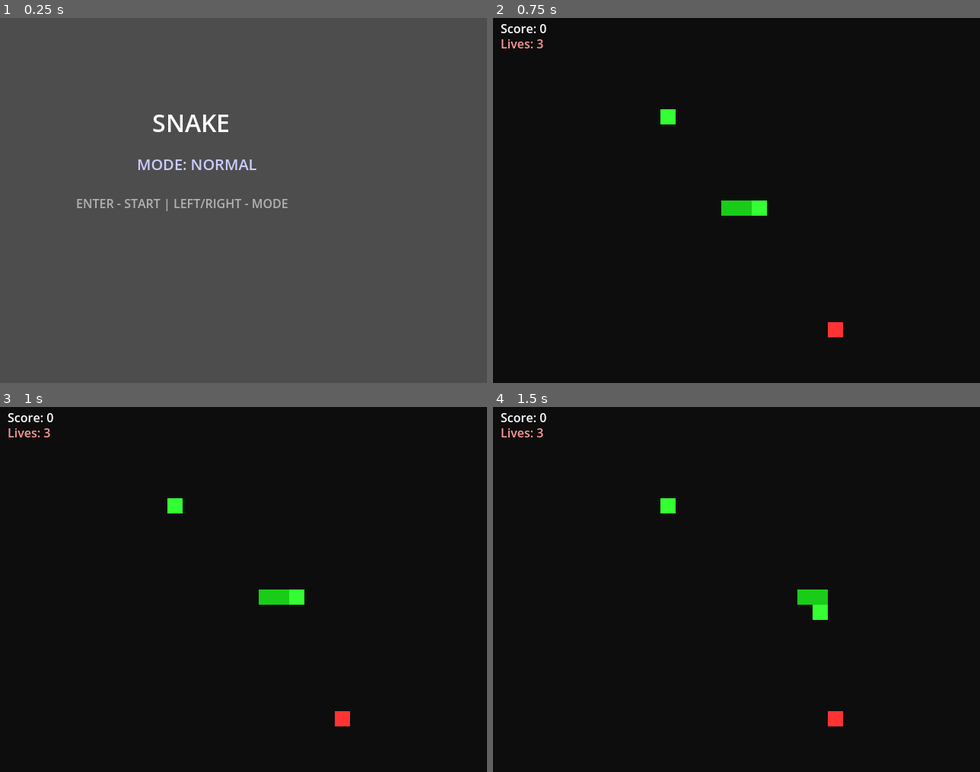
Above: before the commit, frames 1-4 (two rows, left to right).
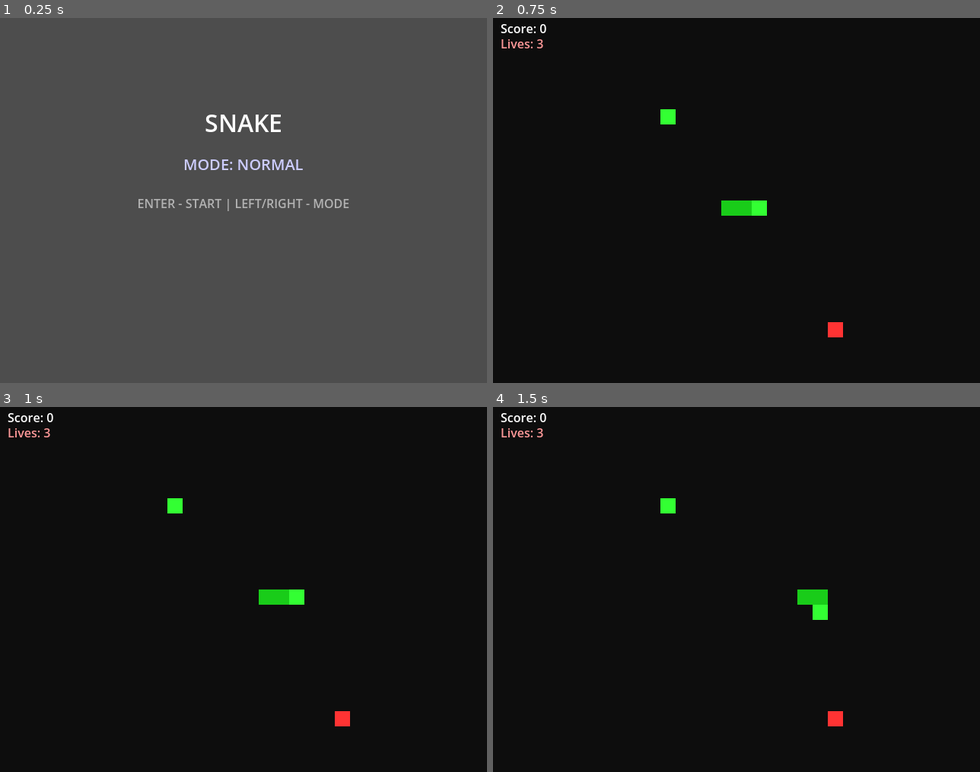
Above: after the commit, the same moments.

Repository: gdx165016/Looptrotter2D
Game: Godot game, scene res://scenes/snake_game.tscn
The game is run twice, just before and just after one commit, with the same random seed, the same clock (stepped at 60 frames per second) and the same inputs. The project has no main scene, so this scene is started directly.
Inputs:
- Up to frame 1 (0.25 s): no input
- Up to frame 2 (0.75 s): tap Enter (ui_accept) at 0.5 s; hold Right (ui_right) from 0.53 s (still down)
- Up to frame 3 (1 s): keep holding Right (ui_right); tap Enter (ui_accept) at 0.77 s
- Up to frame 4 (1.5 s): release Right (ui_right) at 1.28 s; hold Down (ui_down) from 1.28 s (still down)

The runs differ from the first frame. In frame 1, 1.9% of the frame differs, in the area x 15-72%, y 26-53%; in frame 2, nothing differs; in frame 3, nothing differs; in frame 4, nothing differs.

Commit message:
wyśrodkowanie tekstu

Diff:
--- a/scenes/snake_game.gd
+++ b/scenes/snake_game.gd
@@ -226,10 +226,10 @@
 
 	queue_redraw()
 
-
 func _draw() -> void:
 
 	var font = ThemeDB.fallback_font
+	var screen_w = GRID_WIDTH * CELL_SIZE
 
 	if game_state == GameState.MENU:
 
@@ -237,9 +237,14 @@
 		var mode_text := "MODE: " + ("NORMAL" if game_mode == GameMode.NORMAL else "HARDCORE")
 		var info := "ENTER - START | LEFT/RIGHT - MODE"
 
-		draw_string(font, Vector2(200, 150), title, HORIZONTAL_ALIGNMENT_LEFT, -1, 32, Color.WHITE)
-		draw_string(font, Vector2(180, 200), mode_text, HORIZONTAL_ALIGNMENT_LEFT, -1, 20, Color(0.8, 0.8, 1))
-		draw_string(font, Vector2(100, 250), info, HORIZONTAL_ALIGNMENT_LEFT, -1, 16, Color(0.7, 0.7, 0.7))
+		var title_size = font.get_string_size(title, HORIZONTAL_ALIGNMENT_LEFT, -1, 32)
+		draw_string(font, Vector2((screen_w - title_size.x) / 2, 150), title, HORIZONTAL_ALIGNMENT_LEFT, -1, 32, Color.WHITE)
+
+		var mode_size = font.get_string_size(mode_text, HORIZONTAL_ALIGNMENT_LEFT, -1, 20)
+		draw_string(font, Vector2((screen_w - mode_size.x) / 2, 200), mode_text, HORIZONTAL_ALIGNMENT_LEFT, -1, 20, Color(0.8, 0.8, 1))
+
+		var info_size = font.get_string_size(info, HORIZONTAL_ALIGNMENT_LEFT, -1, 16)
+		draw_string(font, Vector2((screen_w - info_size.x) / 2, 250), info, HORIZONTAL_ALIGNMENT_LEFT, -1, 16, Color(0.7, 0.7, 0.7))
 
 		return
 
@@ -271,10 +276,14 @@
 		draw_string(font, Vector2(10, 60), "PARTY MODE", HORIZONTAL_ALIGNMENT_LEFT, -1, 16, Color(1, 1, 0))
 
 	if game_state == GameState.GAME_OVER:
-		draw_string(font, Vector2(120, 200), "GAME OVER - ENTER", HORIZONTAL_ALIGNMENT_LEFT, -1, 20, Color(1, 0.4, 0.4))
+		var go_text = "GAME OVER - ENTER"
+		var go_size = font.get_string_size(go_text, HORIZONTAL_ALIGNMENT_LEFT, -1, 20)
+		draw_string(font, Vector2((screen_w - go_size.x) / 2, 200), go_text, HORIZONTAL_ALIGNMENT_LEFT, -1, 20, Color(1, 0.4, 0.4))
 
 	if paused:
-		draw_string(font, Vector2(180, 180), "PAUSED", HORIZONTAL_ALIGNMENT_LEFT, -1, 24, Color(1, 1, 0.3))
+		var p_text = "PAUSED"
+		var p_size = font.get_string_size(p_text, HORIZONTAL_ALIGNMENT_LEFT, -1, 24)
+		draw_string(font, Vector2((screen_w - p_size.x) / 2, 180), p_text, HORIZONTAL_ALIGNMENT_LEFT, -1, 24, Color(1, 1, 0.3))
 
 	if hit_flash > 0.0:
 		var alpha := hit_flash / HIT_FLASH_TIME
